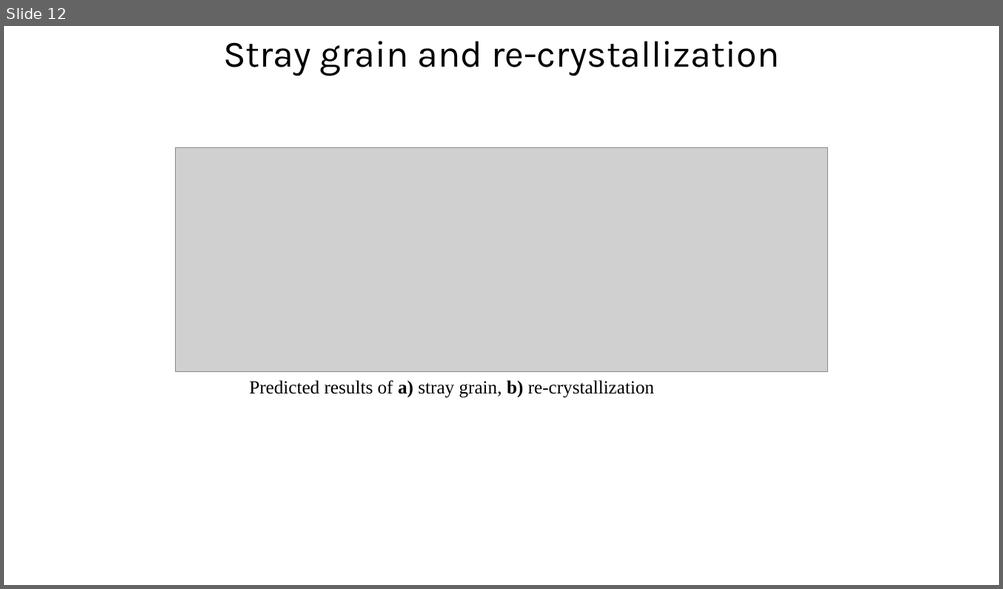
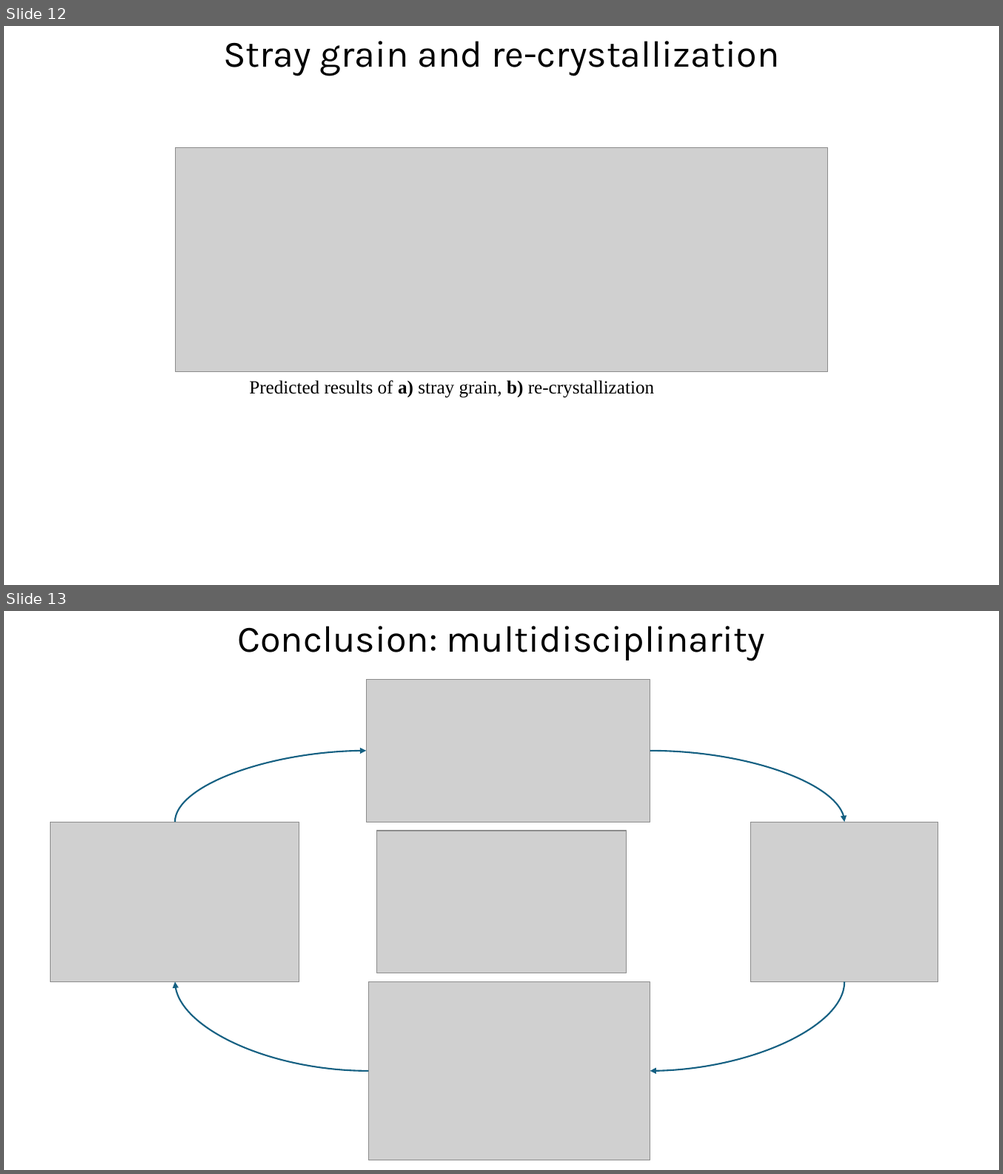
Before and after one commit to Stan-Stanman/tesi_latex, a slide deck: powerpoint/Presentazione_elaborato_tesi.pptx. Shown one above the other, each under a label of ours: slide 12 before the commit, slides 12 and 13 after it. The pictures are 1003x589 and 1003x1174 pixels, drawn with LibreOffice and Linux fonts; fonts in the diff are those of the drawing; grey boxes stand for pictures. Boxes give left, top, right and bottom in pixels: in the first picture for what was removed or moved away, otherwise in the second. Text is boxed around its words. In the diff, an @@ line names an element or a change of style, - is before the commit and + after.

```diff
--- a/powerpoint/Presentazione_elaborato_tesi.pptx
+++ b/powerpoint/Presentazione_elaborato_tesi.pptx
@@ slide 13 added at bbox=[4, 611, 999, 1170], background #FFFFFF @@
@@ text added at bbox=[237, 626, 765, 661], 36 pt, text #000000 @@
+Conclusion: multidisciplinarity
@@ picture added at bbox=[366, 680, 649, 822] @@
@@ curved arrow added from (175, 822) to (366, 751), #156082 1.5 pt @@
@@ curved arrow added from (650, 751) to (844, 822), #156082 1.5 pt @@
@@ picture added at bbox=[51, 822, 299, 982] @@
@@ picture added at bbox=[377, 831, 626, 974] @@
@@ picture added at bbox=[751, 822, 938, 982] @@
@@ curved arrow added from (369, 1071) to (175, 982), #156082 1.5 pt @@
@@ picture added at bbox=[369, 982, 650, 1160] @@
@@ curved arrow added from (844, 982) to (650, 1071), #156082 1.5 pt @@
```
Also in this commit, not shown: 1 slide changed, 1 other slide added, 4 other files.
